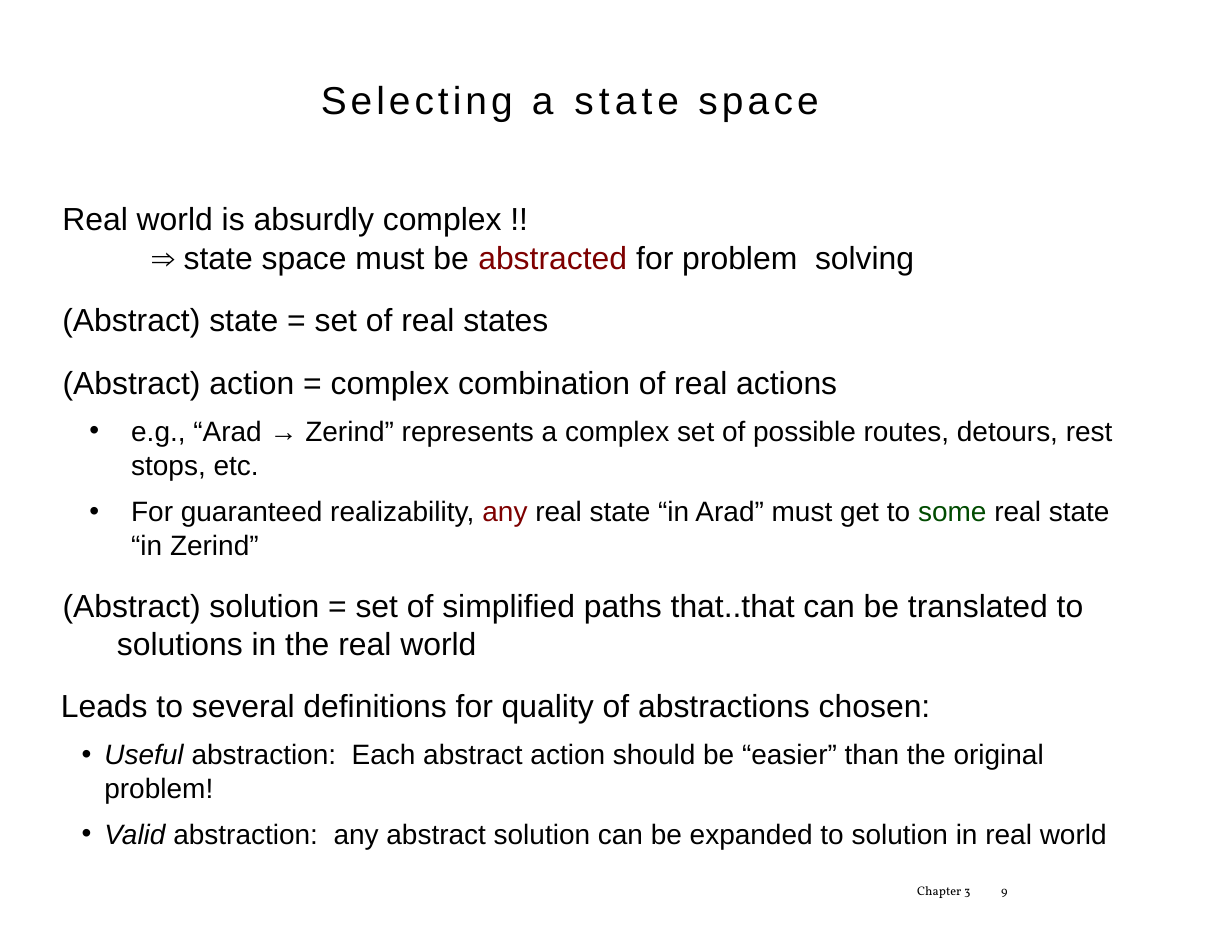
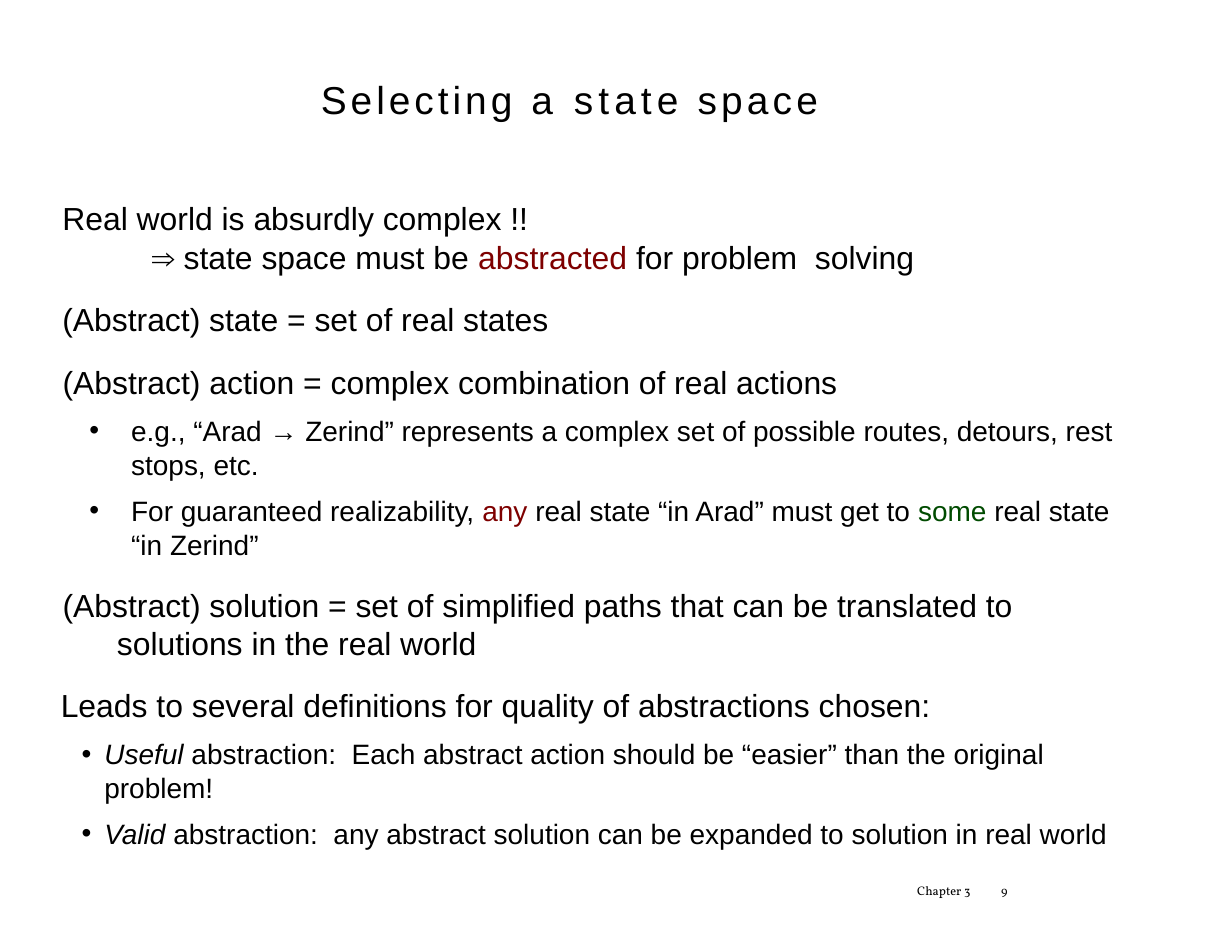
Before and after one commit to tdhock/2023-08-artificial-intelligence, a slide deck: slide 9 of slides/chapter3.1.pptx. Drawn at 1232x952 pixels with LibreOffice and Linux fonts; fonts in the diff are those of the drawing. Boxes give left, top, right and bottom in pixels: in the first picture for what was removed or moved away, otherwise in the second. Text is boxed around its words. In the diff, an @@ line names an element or a change of style, - is before the commit and + after.

```diff
--- a/slides/chapter3.1.pptx
+++ b/slides/chapter3.1.pptx
@@ text at [63,594,1013,656]: text changed @@
-(Abstract) solution = set of simplified paths that..that can be translated to solutions in the real world
+(Abstract) solution = set of simplified paths that can be translated to solutions in the real world
@@ text "Chapter 3" at [917,886,970,898]: letter spacing 0.1 to 0 pt in "3" @@
```
Also in this commit, not shown: 30 other slides changed, 4 other files.
